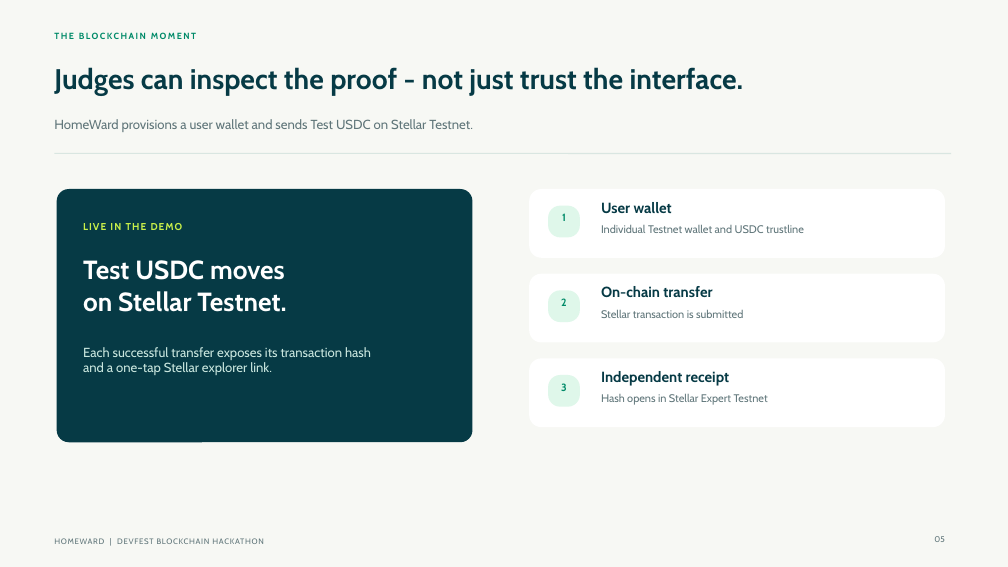
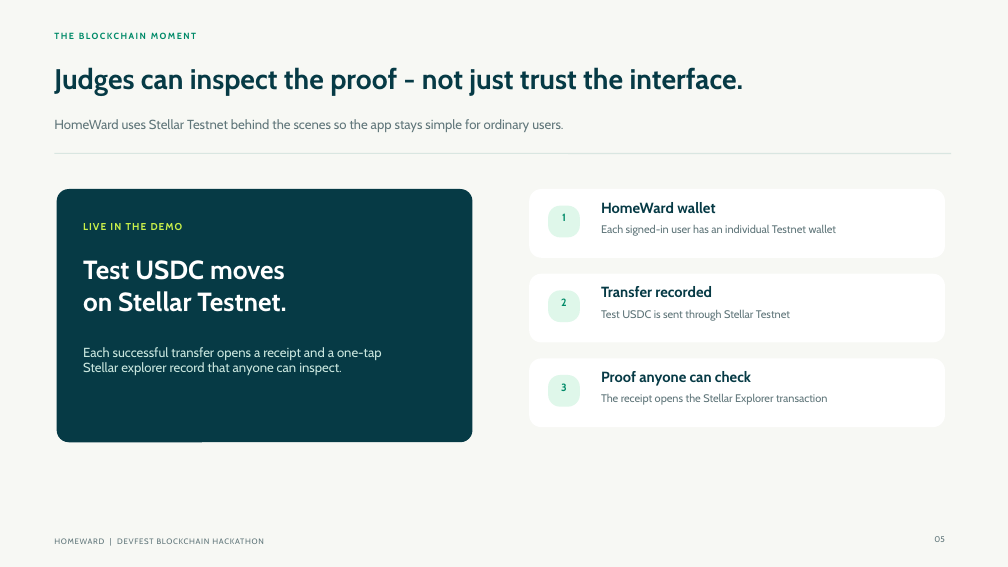
Before and after one commit to RockieRaheem/HomeWard, a slide deck: slide 5 of HomeWard_DevFest_Winning_Pitch_Deck.pptx. Drawn at 1008x567 pixels with LibreOffice and Linux fonts; fonts in the diff are those of the drawing. Boxes give left, top, right and bottom in pixels: in the first picture for what was removed or moved away, otherwise in the second. Text is boxed around its words. In the diff, an @@ line names an element or a change of style, - is before the commit and + after.

```diff
--- a/HomeWard_DevFest_Winning_Pitch_Deck.pptx
+++ b/HomeWard_DevFest_Winning_Pitch_Deck.pptx
@@ text at (54,119,563,132): text changed @@
-HomeWard provisions a user wallet and sends Test USDC on Stellar Testnet.
+HomeWard uses Stellar Testnet behind the scenes so the app stays simple for ordinary users.
@@ text at (601,202,715,213): text changed @@
-User wallet
+HomeWard wallet
@@ text at (601,225,837,236): text changed @@
-Individual Testnet wallet and USDC trustline
+Each signed-in user has an individual Testnet wallet
@@ text at (601,286,712,297): text changed @@
-On-chain transfer
+Transfer recorded
@@ text at (601,310,790,320): text changed @@
-Stellar transaction is submitted
+Test USDC is sent through Stellar Testnet
@@ text at (83,347,382,375): text changed @@
-Each successful transfer exposes its transaction hash and a one-tap Stellar explorer link.
+Each successful transfer opens a receipt and a one-tap Stellar explorer record that anyone can inspect.
@@ text at (601,371,751,386): text changed @@
-Independent receipt
+Proof anyone can check
@@ text at (601,394,827,405): text changed @@
-Hash opens in Stellar Expert Testnet
+The receipt opens the Stellar Explorer transaction
```
Also in this commit, not shown: 4 other slides changed, 2 other files.
